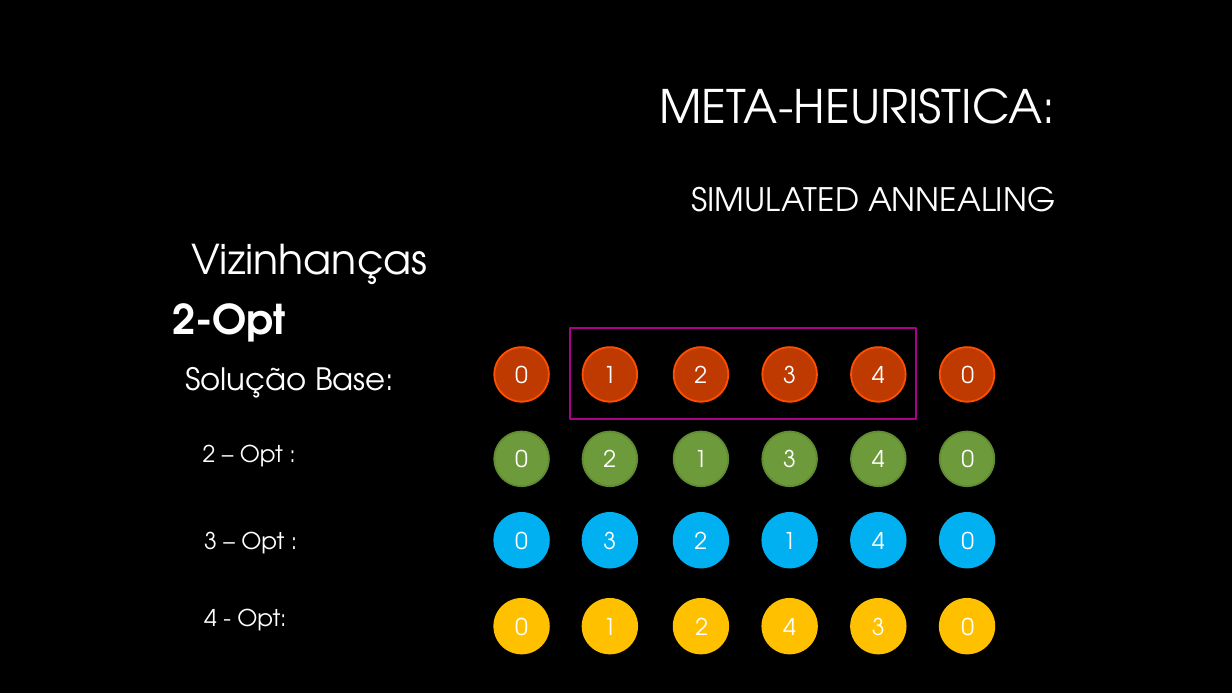
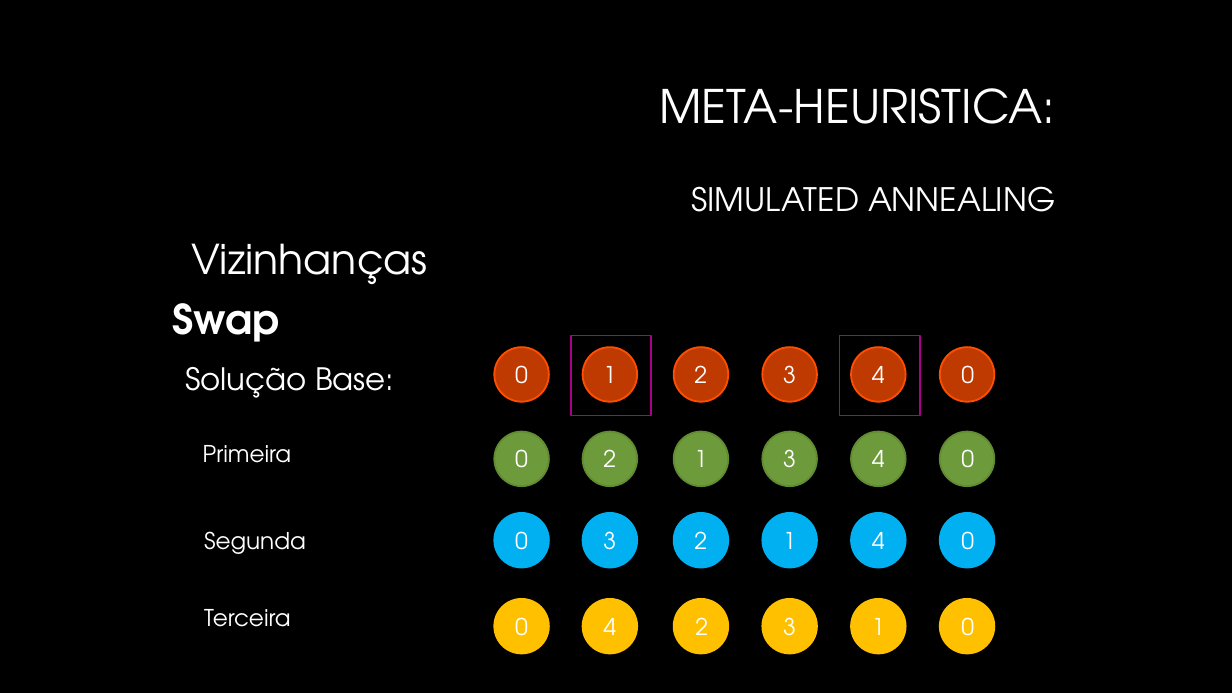
Before and after one commit to Pedro-Magalhaes/IA-Trabalho01, a slide deck: slide 12 of Apresentacao.pptx. Drawn at 1232x693 pixels with LibreOffice and Linux fonts; fonts in the diff are those of the drawing; background and template pictures are left out. Boxes give left, top, right and bottom in pixels: in the first picture for what was removed or moved away, otherwise in the second. Text is boxed around its words. In the diff, an @@ line names an element or a change of style, - is before the commit and + after.

```diff
--- a/Apresentacao.pptx
+++ b/Apresentacao.pptx
@@ text at [172, 303, 279, 342]: text changed @@
-2-Opt
+Swap
@@ rectangle: place and size @@
-rectangle at [570, 328, 916, 419]
+rectangle at [571, 335, 652, 416]
@@ rectangle added at [839, 335, 920, 416], outline #AB008B 1.42 pt @@
@@ text at [203, 445, 292, 463]: text changed @@
-2 – Opt :
+Primeira
@@ text at [204, 531, 306, 554]: text changed @@
-3 – Opt :
+Segunda
@@ text at [204, 609, 291, 627]: text changed @@
-4 - Opt:
+Terceira
@@ rectangle "4": place and size @@
-rectangle "4" at [775, 608, 806, 645]
+rectangle "4" at [594, 608, 626, 645]
@@ rectangle "3": place and size @@
-rectangle "3" at [863, 608, 895, 645]
+rectangle "3" at [775, 608, 806, 645]
@@ rectangle "1": place and size @@
-rectangle "1" at [594, 608, 626, 645]
+rectangle "1" at [863, 608, 895, 645]
```
Also in this commit, not shown: 5 other slides changed.
